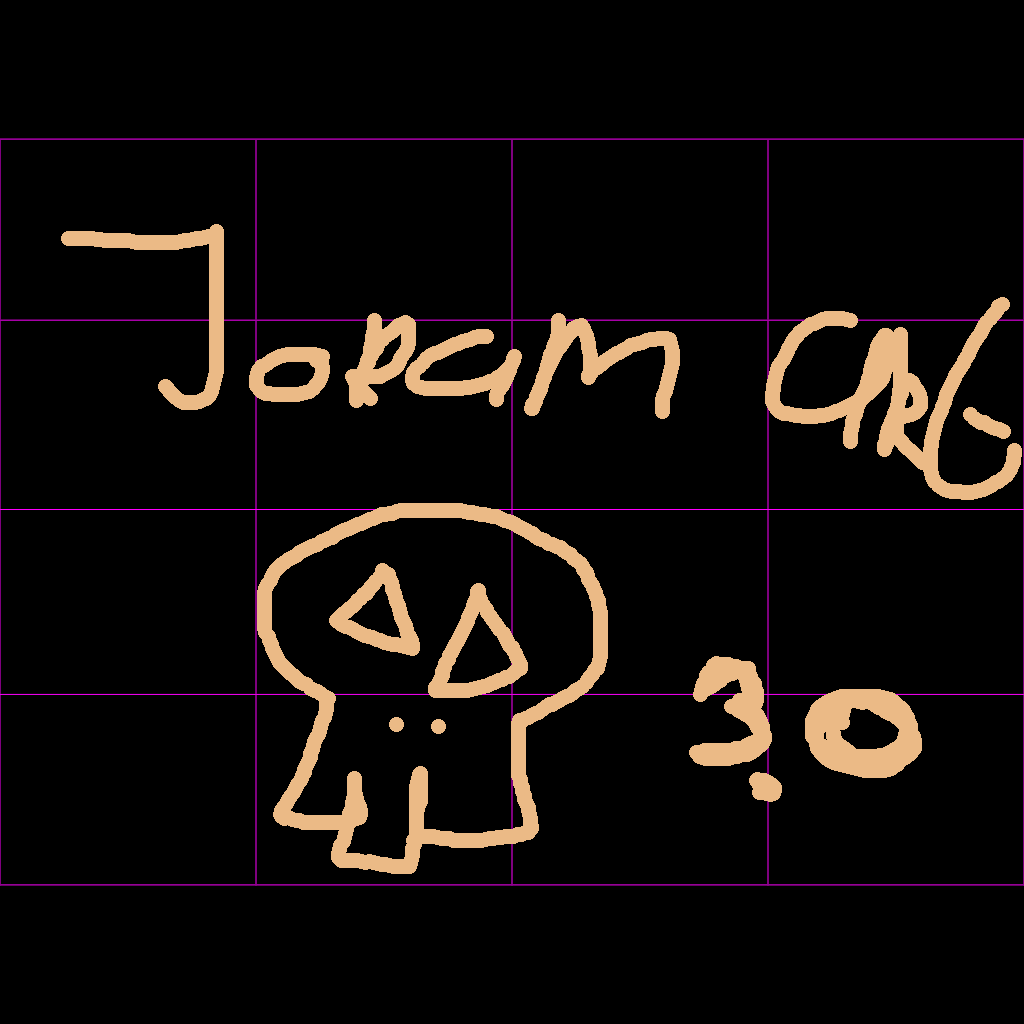
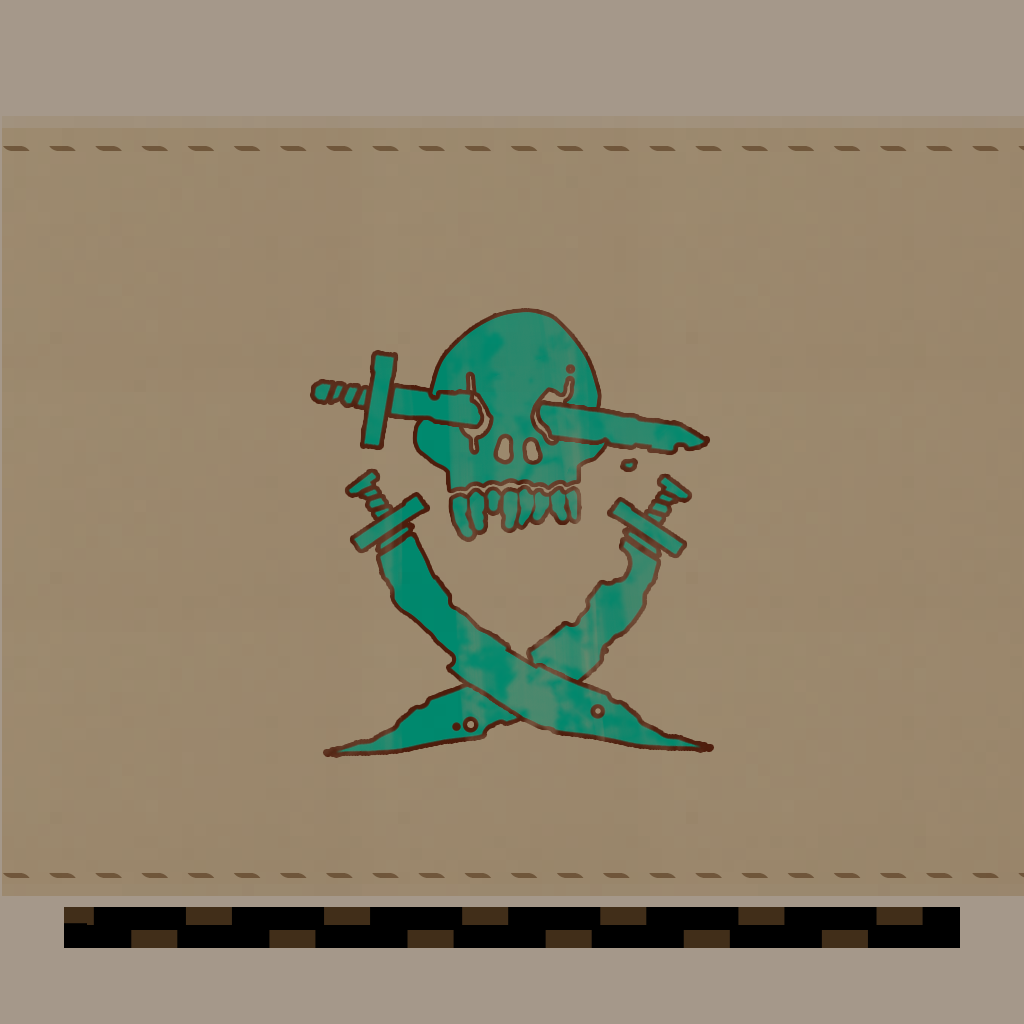
Layers edited between the first and the second 1024 × 1024 image:
added layer "Layer 5 copy 4" (multiply) above "Layer 6" over [2, 116, 1024, 896]
added layer "Layer 6" (darken) above "Layer 5" over [309, 307, 715, 759]
added layer "Shape 2" above "Shape 1 copy" over [64, 907, 923, 948]
added layer "Shape 1 copy" (hard light, 57%) above "Shape 1" over [3, 873, 1024, 878]
added layer "Shape 1" (hard light, 57%) above "Layer 3" over [3, 146, 1024, 151]
added layer "Layer 3" above "Layer 1" over [0, 0, 1024, 1024]
added layer "Layer 1" above "Background" over [0, 0, 1024, 1024]
added layer "Background" over [0, 0, 1024, 1024]
